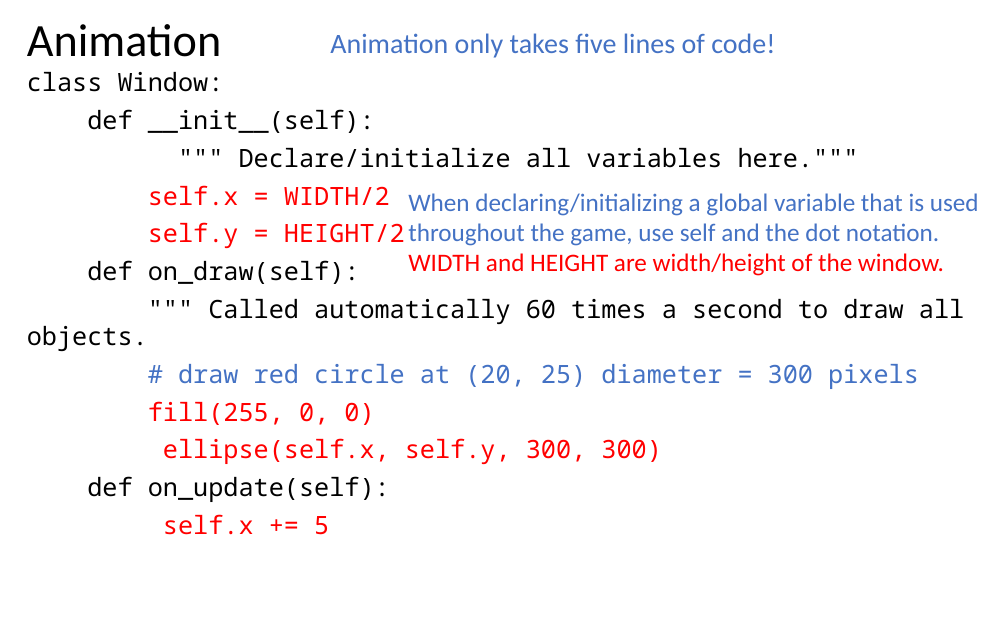
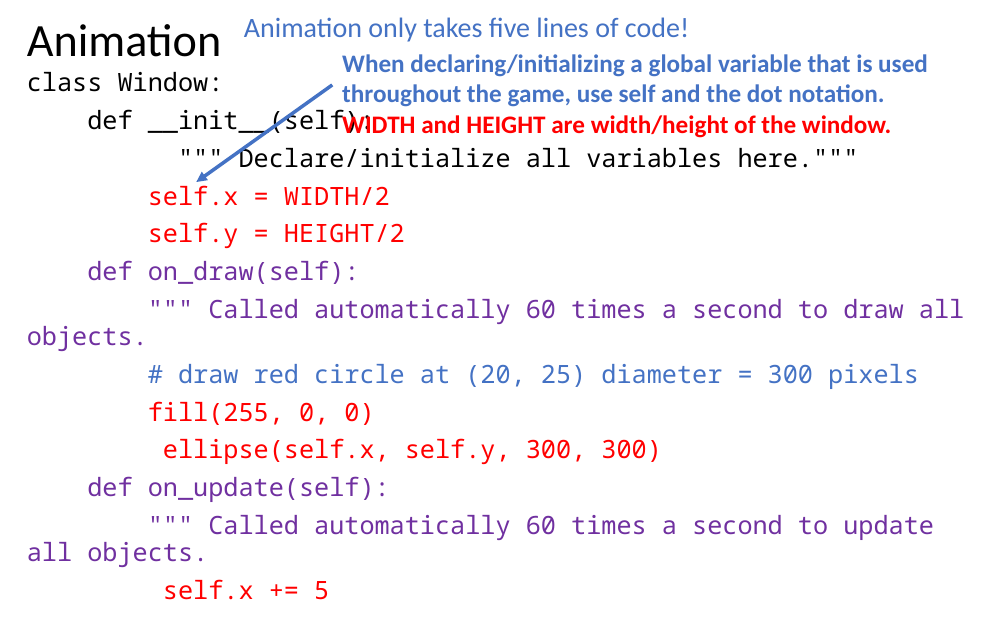
Before and after one commit to LongBaoNguyen/longbaonguyen.github.io, a slide deck: slide 10 of courses/apcsp/processing_arcade/processing1.pptx (slide 12 before the commit). Drawn at 1008x630 pixels with LibreOffice and Linux fonts; fonts in the diff are those of the drawing. Boxes give left, top, right and bottom in pixels: in the first picture for what was removed or moved away, otherwise in the second. Text is boxed around its words. In the diff, an @@ line names an element or a change of style, - is before the commit and + after.

```diff
--- a/courses/apcsp/processing_arcade/processing1.pptx
+++ b/courses/apcsp/processing_arcade/processing1.pptx
@@ text "Animation only takes five lines ...": place and size @@
-text "Animation only takes five lines ..." at (330,33,775,58)
+text "Animation only takes five lines ..." at (244,17,689,42)
@@ text "When declaring/initializing a global variable ...": place and size @@
-text "When declaring/initializing a global variable ..." at (408,193,979,276)
+text "When declaring/initializing a global variable ..." at (342,54,928,138)
@@ text "When declaring/initializing a global variable ..." at (342,54,928,138): bold on @@
@@ arrow added from (333, 85) to (197, 182), #4472C4 2.5 pt @@
@@ text at (27,260,964,502): text colour #000000 to #7030A0 in "def on_draw(self):", """" Called automatically 60 times a second ...", "def on_update(self):" @@
@@ text at (27,515,934,567): paragraph added @@
+""" Called automatically 60 times a second to update all objects.
```
Also in this commit, not shown: 4 other slides changed, 13 slides added, 20 other files.
